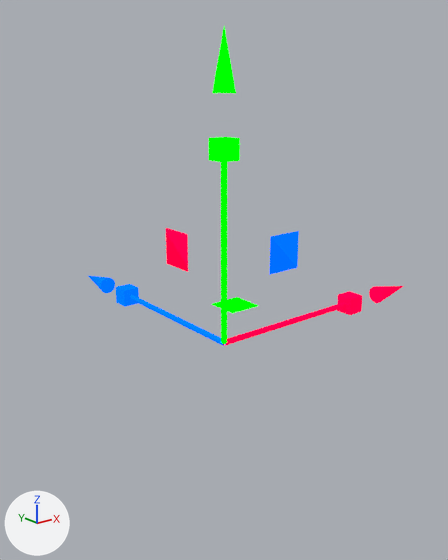
A saved change to the Blender file design-drafts/gizmo/gizmo.blend.
Camera for both pictures: a 50 mm lens placed at (-1.8, -2.24, 1.23), pointed at (0.22, 0.27, 0.22). Lighting does not change. The marker at lower left points along +X, +Y and +Z.

Script lines for the objects in view, before the commit:
```python
ob_all_scale_x = bpy.data.objects.new('all_scale_x', me_nurbspath_009)
ob_all_scale_x.location = (0.0, 0.0, 0.0)
ob_all_scale_y = bpy.data.objects.new('all_scale_y', me_nurbspath_011)
ob_all_scale_y.location = (0.0, 0.0, 0.0)
ob_rotate_x = bpy.data.objects.new('rotate_x', me_torus_003)
ob_rotate_x.location = (0.0, 0.0, 0.0)
ob_rotate_y = bpy.data.objects.new('rotate_y', me_torus_001)
ob_rotate_y.location = (0.0, 0.0, 0.0)
ob_rotate_z = bpy.data.objects.new('rotate_z', me_torus_002)
ob_rotate_z.location = (0.0, 0.0, 0.0)
ob_scale_z = bpy.data.objects.new('scale_z', me_nurbspath_006)
ob_scale_z.location = (0.0, 0.0, 0.0)
ob_translate_x = bpy.data.objects.new('translate_x', me_nurbspath)
ob_translate_x.location = (0.0, 0.0, 0.0)
ob_translate_y = bpy.data.objects.new('translate_y', me_nurbspath_001)
ob_translate_y.location = (0.0, 0.0, 0.0)
ob_translate_z = bpy.data.objects.new('translate_z', me_nurbspath_002)
ob_translate_z.location = (0.0, 0.0, 0.0)
# also in view: 'plane_y' at (0.4, 0.0, 0.4); 'scale_y' at (0.0, 0.0, 0.5); 'plane_x' at (0.0, 0.4, 0.4); 'scale_x' at (0.5, 0.0, 0.0); 'all_translate_y' at (0.0, 0.0, 1.34)
```
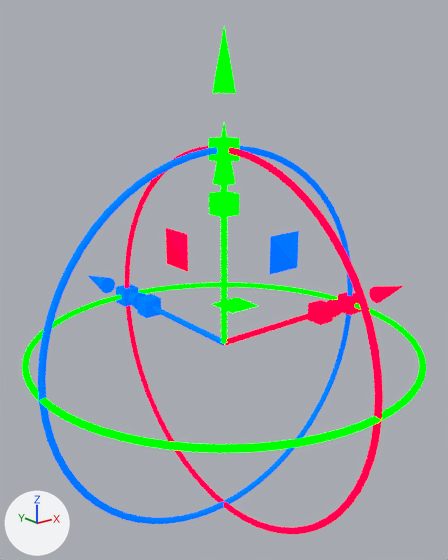
Commit message: UI: - added translate gizmo

What differs and where, as boxes (x1, y1, x2, y2) in the pictures (448 x 560 px):
```json
{"object": "rotate_z", "change": "shown", "after": [38, 146, 353, 524], "on screen": "blue"}
{"object": "rotate_x", "change": "shown", "after": [125, 146, 383, 534]}
{"object": "rotate_y", "change": "shown", "after": [22, 282, 426, 453], "on screen": "green"}
{"object": "translate_y", "change": "shown", "after": [213, 123, 235, 344], "on screen": "green"}
{"object": "all_scale_z", "change": "shown", "after": [209, 191, 239, 343], "on screen": "green"}
{"object": "all_scale_x", "change": "shown", "after": [225, 300, 334, 345]}
{"object": "all_scale_y", "change": "shown", "after": [137, 294, 220, 338], "on screen": "blue"}
{"object": "translate_x", "change": "shown", "after": [223, 299, 348, 345]}
{"object": "translate_z", "change": "shown", "after": [127, 292, 146, 309]}
{"object": "scale_x", "change": "unchanged, covered by the edit", "before": [223, 291, 362, 346], "after": [224, 292, 361, 346]}
```

Edits to the scene script, one JSON object a line:
```json
{"op": "remove", "block": "ob_translate_x", "code": "ob_translate_x.hide_set(True)  # its collection is switched off"}
{"op": "remove", "block": "ob_translate_y", "code": "ob_translate_y.hide_set(True)  # its collection is switched off"}
{"op": "remove", "block": "ob_translate_z", "code": "ob_translate_z.hide_set(True)  # its collection is switched off"}
{"op": "remove", "block": "ob_rotate_y", "code": "ob_rotate_y.hide_set(True)  # its collection is switched off"}
{"op": "remove", "block": "ob_rotate_z", "code": "ob_rotate_z.hide_set(True)  # its collection is switched off"}
{"op": "remove", "block": "ob_rotate_x", "code": "ob_rotate_x.hide_set(True)  # its collection is switched off"}
{"op": "remove", "block": "ob_all_scale_x", "code": "ob_all_scale_x.hide_set(True)  # its collection is switched off"}
{"op": "remove", "block": "ob_all_scale_y", "code": "ob_all_scale_y.hide_set(True)  # its collection is switched off"}
{"op": "remove", "block": "ob_all_scale_z", "code": "ob_all_scale_z.hide_set(True)  # its collection is switched off"}
```
